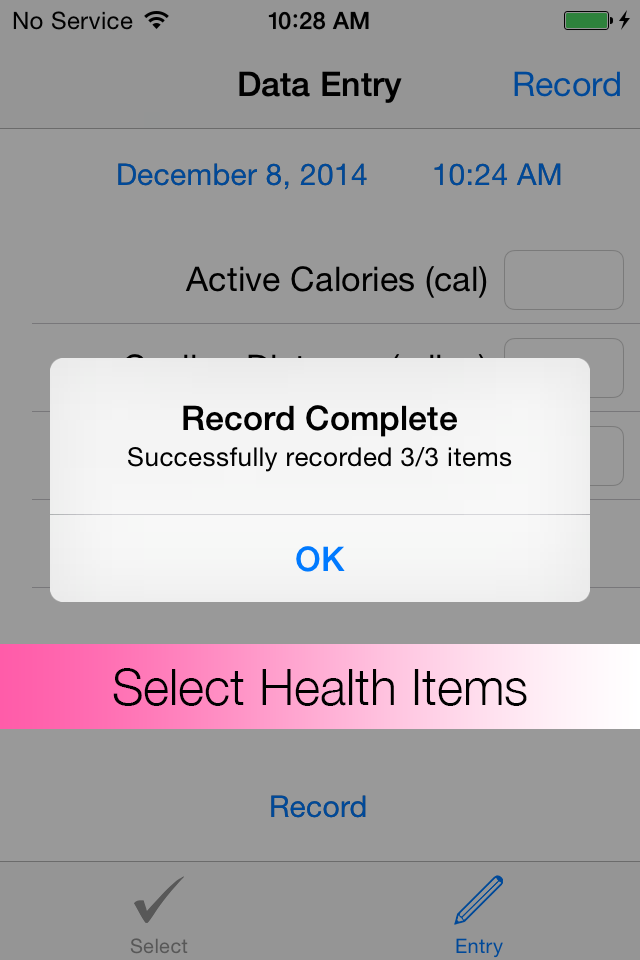
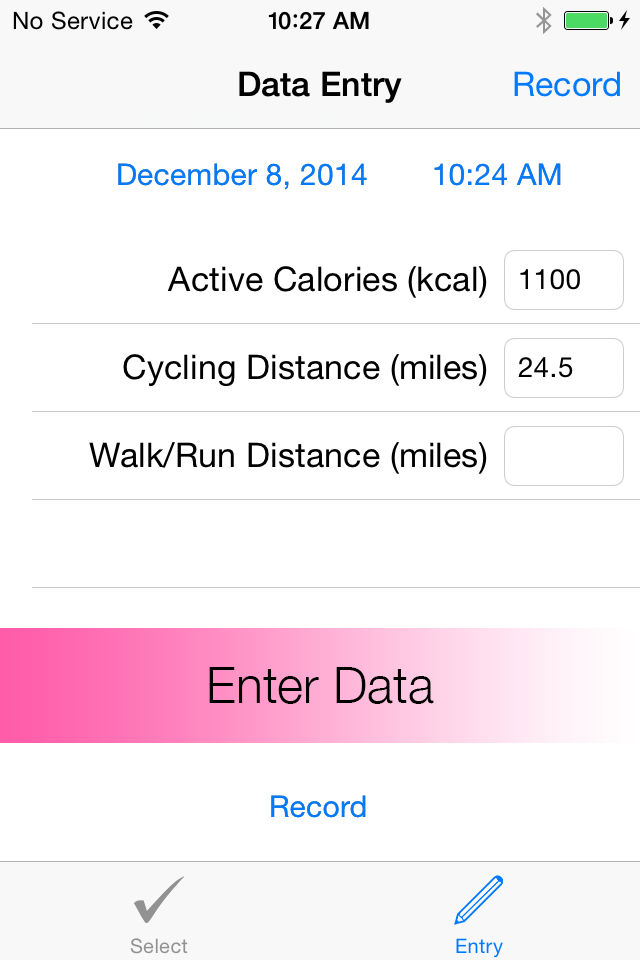
Layer changes from the first w=640, h=960 image to the second:
renamed "Select Health Items" to "Enter Data", painted on it over left=113, top=667, right=527, bottom=706
painted on "Rectangle 1" over left=0, top=628, right=638, bottom=743
hid "5", painted on it over left=0, top=0, right=640, bottom=960
showed "2", painted on it over left=0, top=0, right=640, bottom=960
hid "1" over left=0, top=0, right=640, bottom=960
